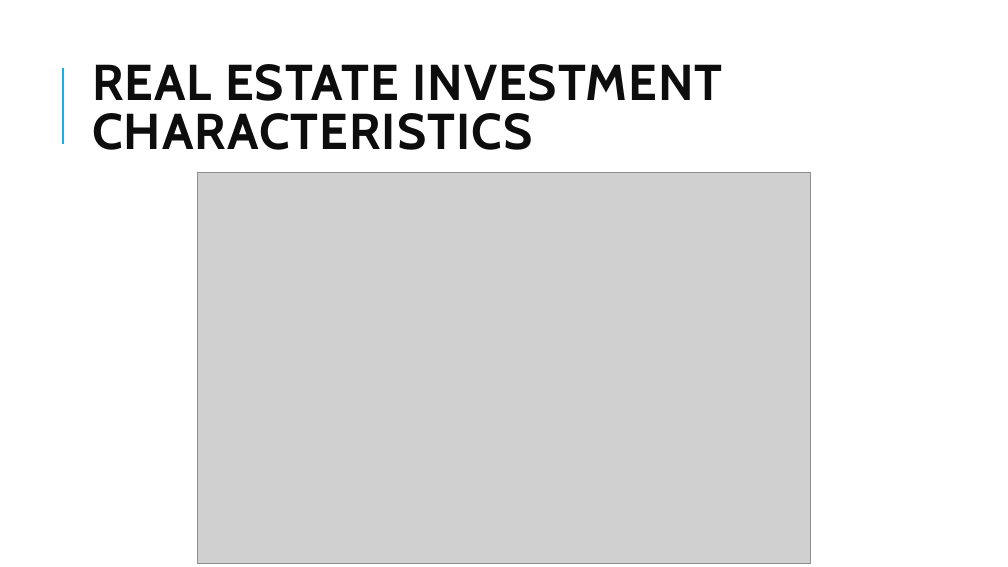
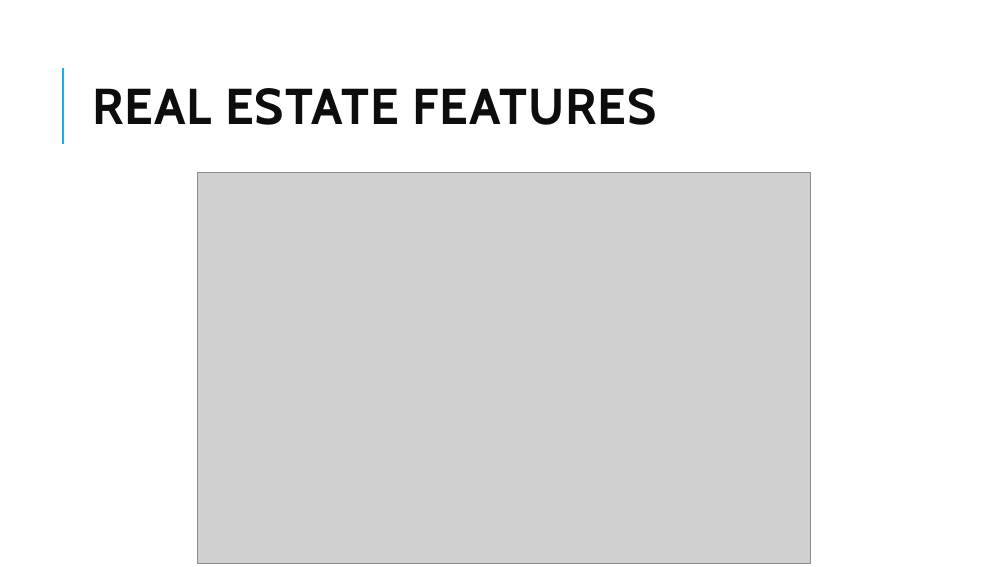
Before and after one commit to Isco0530/data, a slide deck: slide 65 of 2024Alternative.pptx (slide 67 before the commit). Drawn at 1008x567 pixels with LibreOffice and Linux fonts; fonts in the diff are those of the drawing; grey boxes stand for pictures. Boxes give left, top, right and bottom in pixels: in the first picture for what was removed or moved away, otherwise in the second. Text is boxed around its words. In the diff, an @@ line names an element or a change of style, - is before the commit and + after.

```diff
--- a/2024Alternative.pptx
+++ b/2024Alternative.pptx
@@ title at (92,88,656,125): text changed @@
-REAL ESTATE INVESTMENT
-CHARACTERISTICS
+REAL ESTATE FEATURES
```
Also in this commit, not shown: 3 other slides changed.
